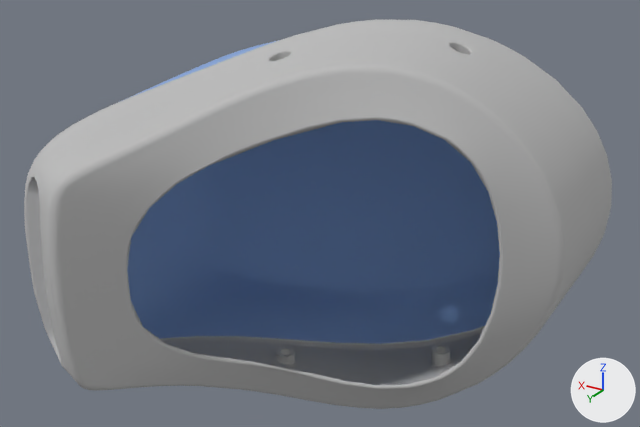
A saved change to the OBJ model alexander-models/alexander_V1_description/meshes/ALX02_01_A02_HeadLink.obj.
Rendered twice from a 50 mm camera at (-0.165, 0.321, 0.162) aimed at (0.037, -0.015, -0.006). Arrows for +X, +Y and +Z are at lower right; the lights stay in place. Where no turn or scale is listed for an object, it has been applied to the vertices. Vertices at the same position are counted once.

Objects in the first picture: 'ALX02_01_A02_HeadLink'.
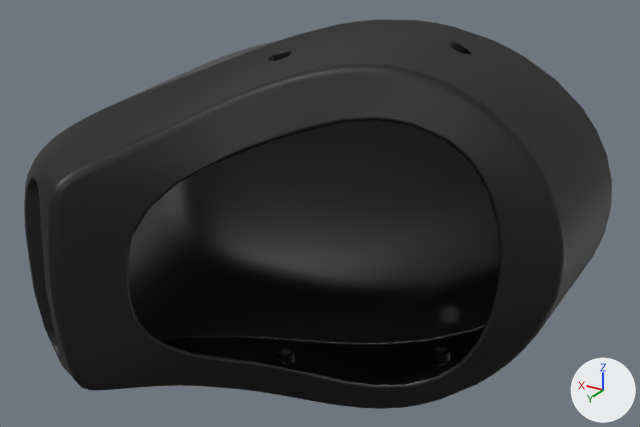
Where the change shows, as pixel boxes (x1, y1, x2, y2) in the pictures (640 x 427 px):
part 1 of me_alx02_01_a02_headlink, recoloured (blue to black): (122, 40, 500, 344) in both
part 2 of me_alx02_01_a02_headlink, recoloured (grey to black): (24, 19, 612, 409) in both

What changed in the scene script:
```text
Add mat_procedural_car_paint_lighter:
    mat_procedural_car_paint_lighter = principled_material('Procedural_Car_paint_lighter')
    mat_procedural_car_paint_lighter.base_color = (0.1, 0.1, 0.1)  # dark grey #595959
    mat_procedural_car_paint_lighter.metallic = 1.0
Add mat_procedural_car_paint:
    mat_procedural_car_paint = principled_material('Procedural_Car_paint')
    mat_procedural_car_paint.base_color = (0.05, 0.05, 0.05)  # black #3f3f3f
    mat_procedural_car_paint.metallic = 1.0
Change me_alx02_01_a02_headlink:
    where me_alx02_01_a02_headlink.from_pydata(...)  # 2553 vertices, 4937 faces; spans x -0.079..0.143, y -0.136..0.105, z -0.101..0.081
    used by ob_alx02_01_a02_headlink; location = (0.0, 0.0, 0.0)
    remove me_alx02_01_a02_headlink.materials.append(mat_opaque_203_210_239)  # white #e7eaf8
    me_alx02_01_a02_headlink part 1: all 1208 faces that had it switch from mat_opaque_59_97_180 (blue #84a6db) to mat_procedural_car_paint_lighter (dark grey #595959)
    me_alx02_01_a02_headlink part 2: all 3371 faces that had it switch from mat_opaque_127_127_127 (grey #bbbbbb) to mat_procedural_car_paint (black #3f3f3f)
```
